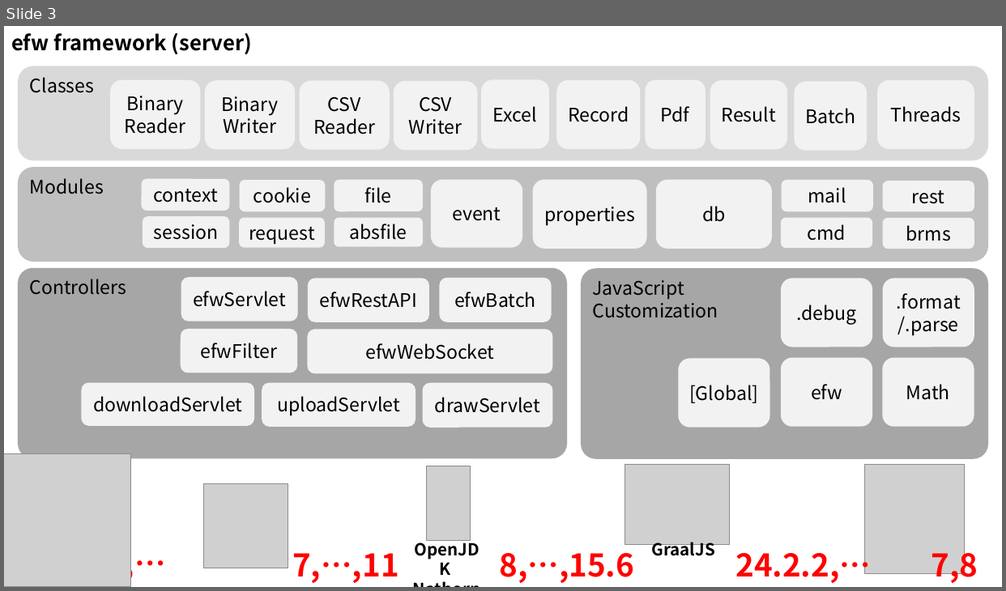
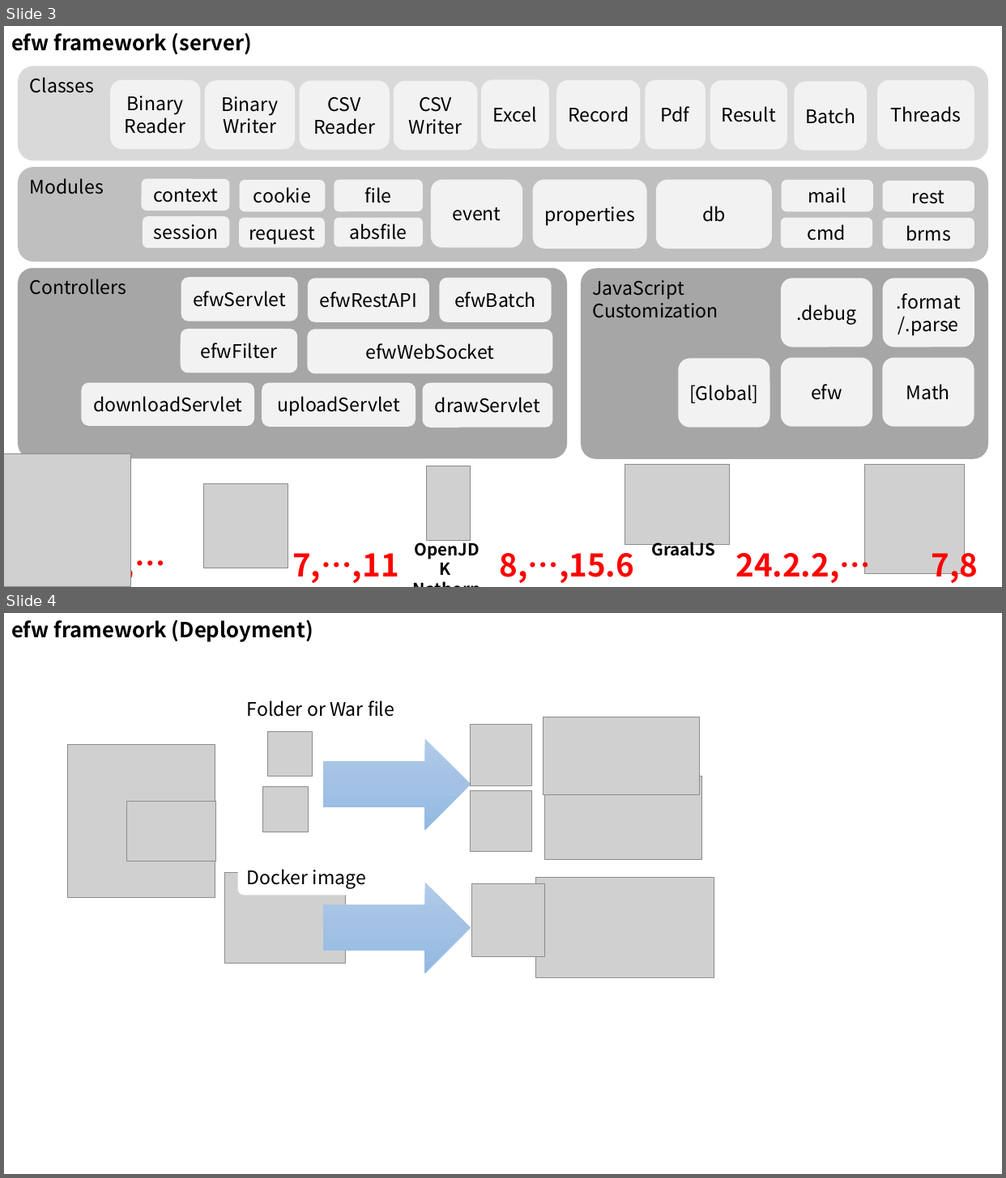
Before and after one commit to efwGrp/efw4.X, a slide deck: docs/img/画像作成用.pptx. Shown one above the other, each under a label of ours: slide 3 before the commit, slides 3 and 4 after it. The pictures are 1006x591 and 1006x1178 pixels, drawn with LibreOffice and Linux fonts; fonts in the diff are those of the drawing; grey boxes stand for pictures. Boxes give left, top, right and bottom in pixels: in the first picture for what was removed or moved away, otherwise in the second. Text is boxed around its words. In the diff, an @@ line names an element or a change of style, - is before the commit and + after.

```diff
--- a/docs/img/画像作成用.pptx
+++ b/docs/img/画像作成用.pptx
@@ slide 4 added at [4,613,1002,1174], background #FFFFFF @@
@@ text added at [11,619,313,642], 20 pt, text #000000, bold @@
+efw framework (Deployment)
@@ text added at [247,700,394,717], 18 pt, text #000000 @@
+Folder or War file
@@ picture added at [267,731,313,776] @@
@@ picture added at [471,725,532,786] @@
@@ picture added at [543,717,701,796] @@
@@ picture added at [67,745,215,898] @@
@@ left arrow added at [324,739,471,830], fill gradient #B1CBE9 to #A3C1E5 to #93B9E4 @@
@@ picture added at [544,776,701,859] @@
@@ picture added at [127,802,216,862] @@
@@ picture added at [263,787,308,833] @@
@@ picture added at [471,790,532,852] @@
@@ picture added at [225,873,345,964] @@
@@ rounded rectangle added at [237,860,409,895], fill #FFFFFF, 18 pt, text #000000 @@
+Docker image
@@ picture added at [535,878,714,978] @@
@@ left arrow added at [324,883,471,973], fill gradient #B1CBE9 to #A3C1E5 to #93B9E4 @@
@@ picture added at [472,884,544,956] @@
```
Also in this commit, not shown: 7 other files.
